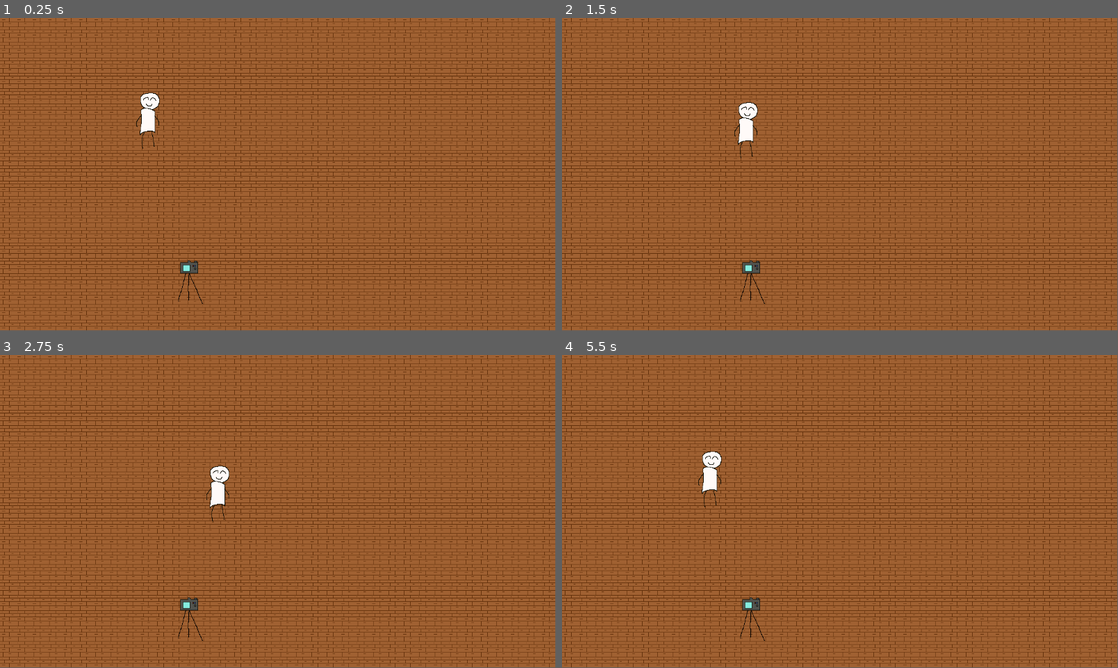
Above: before the commit, frames 1-4 (two rows, left to right).
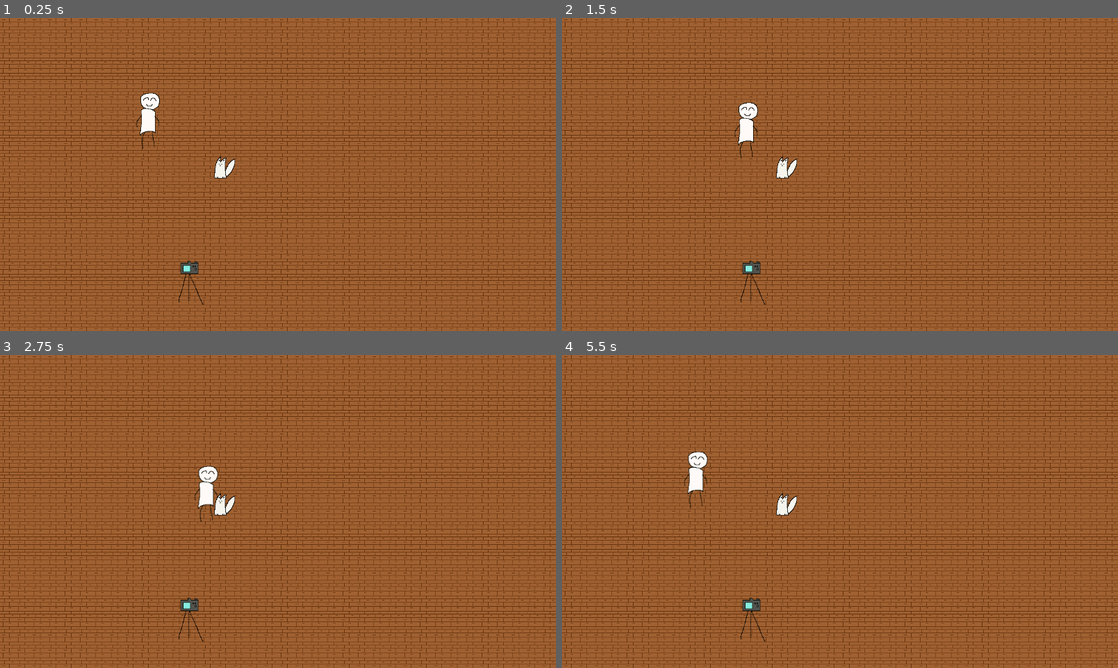
Above: after the commit, the same moments.

Repository: Mad2F/Catografy
Game: Godot game, scene res://code/main.tscn
The game is run twice, just before and just after one commit, with the same random seed, the same clock (stepped at 60 frames per second) and the same inputs.
Inputs:
- Up to frame 1 (0.25 s): no input
- Up to frame 2 (1.5 s): tap Enter at 0.5 s; hold Right (move_right) 0.53-1.28 s; tap E (main_action) at 0.6, 1.35 s; hold Down (move_down) from 1.28 s (still down)
- Up to frame 3 (2.75 s): release Down (move_down) at 2.03 s; hold Right (move_right) from 2.03 s (still down); tap E (main_action) at 2.1 s
- Up to frame 4 (5.5 s): release Right (move_right) at 2.78 s; hold Up (move_up) 2.78-3.53 s; tap E (main_action) every 0.75 s from 2.85 to 5.1 s; hold Left (move_left) 3.53-5.03 s; hold Down (move_down) from 5.03 s (still down)
The window is 799x449 before the commit and 800x450 after it. Grey fills any space a smaller window leaves; there, only what the larger window draws over its background counts as a difference.

The runs differ from the first frame. In frame 1, 20% of the frame differs, in the area x 0-100%, y 0-100%; in frame 2, 20%; in frame 3, 20%; in frame 4, 20%.

Commit message:
Add Animal and mess with collision
Change project window settings for stretch mode

Diff:
--- /dev/null
+++ b/code/Characters/Animal.gd
@@ -0,0 +1,2 @@
+class_name Animal
+extends CharacterBody2D
--- /dev/null
+++ b/code/Characters/Animal.tscn
@@ -0,0 +1,17 @@
+[gd_scene load_steps=4 format=3 uid="uid://b1xh3npa0fo5f"]
+
+[ext_resource type="Script" uid="uid://ggbne15b1fnr" path="res://code/Characters/Animal.gd" id="1_py8gj"]
+[ext_resource type="Texture2D" uid="uid://dni7bktlih3qh" path="res://assets/sprites/animals/cat_placeholder_white.png" id="2_ynms7"]
+
+[sub_resource type="RectangleShape2D" id="RectangleShape2D_6n1fo"]
+size = Vector2(29.5, 37.5)
+
+[node name="Animal" type="CharacterBody2D"]
+script = ExtResource("1_py8gj")
+
+[node name="Sprite2D" type="Sprite2D" parent="."]
+texture = ExtResource("2_ynms7")
+
+[node name="CollisionShape2D" type="CollisionShape2D" parent="."]
+position = Vector2(-2.75, 4.25)
+shape = SubResource("RectangleShape2D_6n1fo")
--- a/code/Characters/Player.gd
+++ b/code/Characters/Player.gd
@@ -17,3 +17,9 @@
 	print("Try Pick")
 	# TODO : Check if Pickable Item close to us
 	# If yes, pick it and move it with us !
+
+func _physics_process(delta):
+	for i in get_slide_collision_count():
+		var collision = get_slide_collision(i)
+		if collision.get_collider():
+			print("Aouch")
--- a/code/Environment/Camera.tscn
+++ b/code/Environment/Camera.tscn
@@ -1,8 +1,15 @@
-[gd_scene load_steps=2 format=3 uid="uid://ighwgeo0gn3p"]
+[gd_scene load_steps=3 format=3 uid="uid://ighwgeo0gn3p"]
 
 [ext_resource type="Texture2D" uid="uid://byq2nxiim2rqq" path="res://assets/sprites/camera.png" id="1_qbsu8"]
 
-[node name="Camera" type="Node2D"]
+[sub_resource type="RectangleShape2D" id="RectangleShape2D_qbsu8"]
+size = Vector2(40, 37)
+
+[node name="Camera" type="StaticBody2D"]
+
+[node name="CollisionShape2D" type="CollisionShape2D" parent="."]
+position = Vector2(-1, -24.5)
+shape = SubResource("RectangleShape2D_qbsu8")
 
 [node name="Sprite2D" type="Sprite2D" parent="."]
 texture = ExtResource("1_qbsu8")
--- a/code/main.tscn
+++ b/code/main.tscn
@@ -1,8 +1,9 @@
-[gd_scene load_steps=4 format=3 uid="uid://c5phb5ggyd2kt"]
+[gd_scene load_steps=5 format=3 uid="uid://c5phb5ggyd2kt"]
 
 [ext_resource type="PackedScene" uid="uid://d360xf3bomed7" path="res://code/Environment/Room.tscn" id="1_qddiq"]
 [ext_resource type="PackedScene" uid="uid://bq03o58a1pc3" path="res://code/Characters/Player.tscn" id="2_kdg0e"]
 [ext_resource type="PackedScene" uid="uid://ighwgeo0gn3p" path="res://code/Environment/Camera.tscn" id="3_kdg0e"]
+[ext_resource type="PackedScene" uid="uid://b1xh3npa0fo5f" path="res://code/Characters/Animal.tscn" id="4_85am2"]
 
 [node name="Main" type="Node2D"]
 
@@ -13,3 +14,6 @@
 
 [node name="Camera" parent="." instance=ExtResource("3_kdg0e")]
 position = Vector2(394, 542)
+
+[node name="Animal" parent="." instance=ExtResource("4_85am2")]
+position = Vector2(459, 309)
--- a/project.godot
+++ b/project.godot
@@ -14,6 +14,10 @@
 run/main_scene="uid://c5phb5ggyd2kt"
 config/features=PackedStringArray("4.4", "GL Compatibility")
 config/icon="res://icon.svg"
+
+[display]
+
+window/stretch/mode="viewport"
 
 [input]
 
Binary file added: assets/sprites/animals/cat_placeholder_white.png
Not shown, added: assets/sprites/animals/cat_placeholder_white.png.import
Not shown, added: code/Characters/Animal.gd.uid
